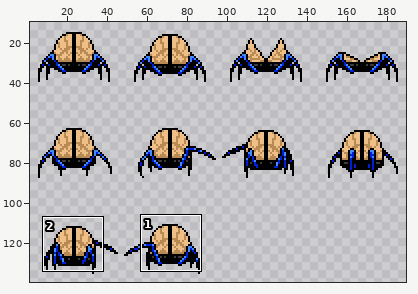
Two versions of one sprite sheet, Enemies/Sprite/Creepy_spider_eye-Sheet.png. Above: a wide view before the commit, with the close-up outlined.
Close-up. Before the edit:
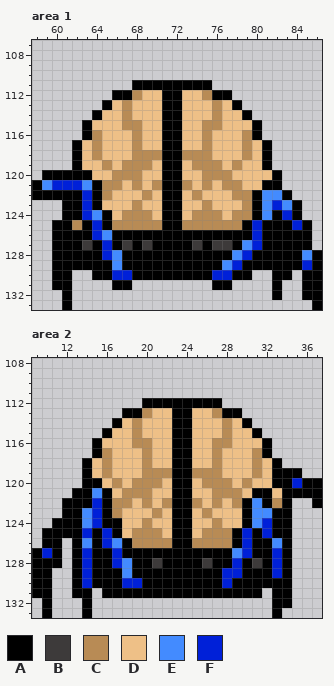
The file is 192x144 pixels. Shown: area 1: x 58..86, y 107..133; area 2: x 9..37, y 108..133. The wide view leaves out empty margins. The commit also changed other parts of the picture, which this record leaves out.
Palette (. is transparent): A #000000  B #3d3a3a  C #b88b55  D #eec087  E #438bff  F #0020d8
Pixels before, area 1, first column x 58:
111 ..........AAAAAAAA...........
112 ........AACDDAADDCAA.........
113 .......ADCDDDAADDDCDA........
114 ......ADDCDDDAADDDCDDA.......
115 .....ADDDCCDDAADDCCDDDA......
116 .....ACDDDCDDAADDCDDDCA......
117 ....ADCDDDCDDAADDCDDDCDA.....
118 ....ADCDDDCCCAACCCDDDCDA.....
119 ....ADDCDCCCDAADCCCDCDDA.....
120 .AAAAADDCCCDDAADDCCCDDDDA....
121 AEFFFEACCDCDCAACDCDCCDDAA....
122 AAAAAFACDDDCDAADCDDDCCAEEA...
123 ...AAFADDDCDDAADDCDDDCAEFEA..
124 ...AAFEADCCCDAADCCCDCCAEAFA..
125 ..AACAFACCCCCAACCCCCCAFAAAFA.
126 ..AAAAFEAAAAAAAAAAAAAAFAAAAA.
127 ..AAABAFABABAAAABABBAEFAAAAA.
128 ..AAAAAFEAAAAAAAAAAAEFAAAAAEA
129 ..AAAAAAEAAAAAAAAAAEFAAAAAAFA
130 ..AA..AAFFAAAAAAAAFFAA..AA.AA
131 ..AA....AA........AA....A..AA
132 ...A....................A..AA
133 ...A........................A
Pixels before, area 2, first column x 9:
112 ...........AAAAAAAA..........
113 .........AACDDAADDCAA........
114 ........ADCDDDAADDDCDA.......
115 .......ADDCDDDAADDDCDDA......
116 ......ADDDCCDDAADDCCDDDA.....
117 ......ACDDDCDDAADDCDDDCA.....
118 .....ADCDDDCDDAADDCDDDCDA....
119 .....ADCDDDCCCAACCCDDDCDAAA..
120 .....AADCDCCCDAADCCCDCDDAAFAA
121 ....AAEADCCCDDAADDCCCDAADAAAA
122 ...AAAFACCDCDCAACDCDCAEACA..A
123 ...AAEFACDDDCDAADCDDDAEEAA...
124 ..AAAEFAADDCDDAADDCDDAEFAA...
125 .AAAAFAFADCCCDAADCCCAFAFAA...
126 .AA.AEAFEACCCCAACCCCAFAAEA...
127 AFA.AFAAFAAAAAAAAAAAEFAAFA...
128 AAA.AFAAFEAABAAAABAAFABAFA...
129 AA..AFAAAEAAAAAAAAAFFAAAFA...
130 AA..AFAAAFFAAAAAAAAFAAAAAA...
131 AA..AA.AAAAAAAAAAAAAAAA.AA...
132 .A...A..................AA...
133 .A...A..................A....
The same view after the edit:
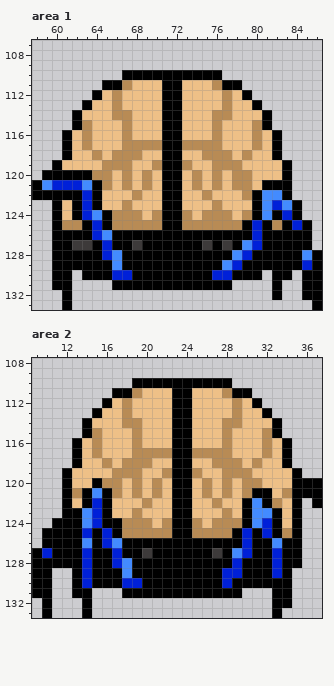
The exact change:
Changed rows in their new state; - is an unchanged pixel.
Area 1:
first column x 60:
110 -------AAAAAAAAAA-------
111 -----AACDDD--DDDCAA-----
112 ----ADCDD------DDCDA----
113 ---ADDCD--------DCDDA---
114 --ADD-C----------C-DDA--
115 --AC----D------D----CA--
116 -ADCD--CD------DC--DCDA-
117 -ADCD--C-CC--CC-C--DCDA-
118 -AD---CC-DD--DD-CC---DA-
119 ADD---C-DDC--CDD-C---DDA
120 ----CCD-DC----CD-DCC--DA
121 ------DCDCD--DCDCD-C---A
122 -----D--CD----DC--D-----
123 AD-----CD------DC--D----
124 AD----C--DC--CD--CD-----
125 -C--------------------C-
127 --B----ABA----ABA-------
130 ---A----------------A---
131 --------AAAAAAAA--------
Area 2:
first column x 12:
110 -------AAAAAAAAAA-------
111 -----AACDDDAADDDCAA-----
112 ----ADCDDDD--DDDDCDA----
113 ---ADDCDD------DDCDDA---
114 --ADDDC----------CDDDA--
115 --ACD--------------DCA--
116 -ADC----D------D----CDA-
117 -ADCD--C-CC--CC-C--DCDA-
118 -AD---CC--------CC---DA-
119 ADD-DCCCDD----DDCCCD-DD-
120 ADD-C---D------D---C-DDA
121 AC---CD-DC----CD-DC---C-
122 -D---DD---D--D---D----DA
123 -----D-C-D----D-C-----DA
124 ------CC--C--C--CC----DA
125 ------C---C--C--------CA
126 A------AAAA--AAAA------A
127 A-------B------B-------A
128 A--------A----A----A---A
131 ----..------------..----
